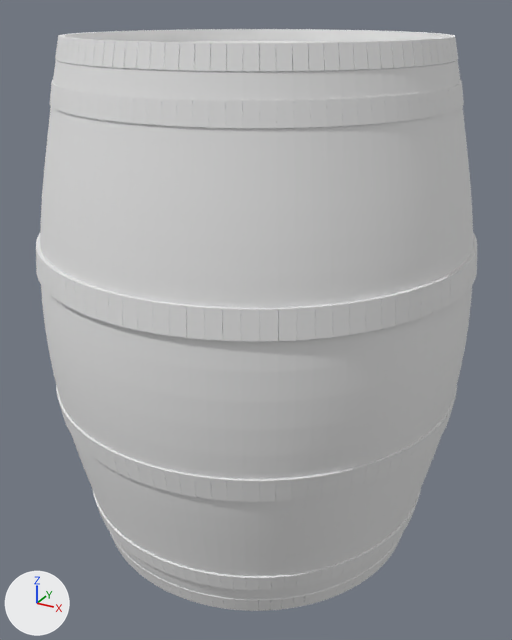
One commit to the OBJ model data/modelo/barrel/barrel.obj: the scene before it, then after it.
The view is the same before and after, from a camera (50 mm lens) standing at (3.73, -6.8, 6.32) and looking at (0.02, -0.05, 2.94). Lighting does not change. The marker at lower left points along +X, +Y and +Z. Where no turn or scale is listed for an object, it has been applied to the vertices. Vertices at the same position are counted once.

Objects in the first picture: 'Cylinder_Cylinder.002'.
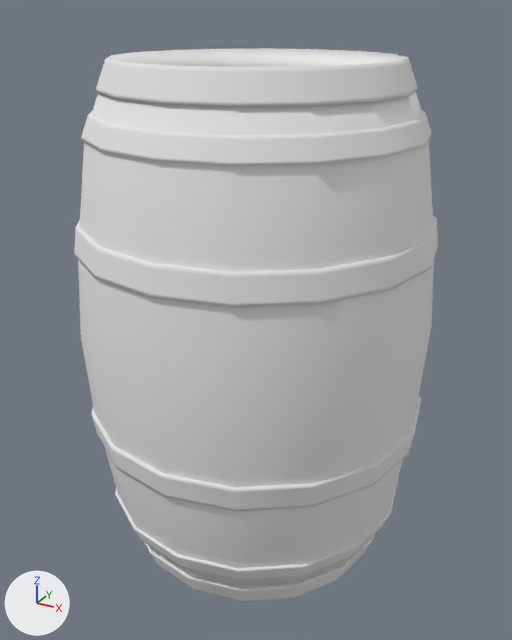
Location of each change, [x1, y1, x2, y2] in pixels of the pictures (512 x 640 px):
'Cylinder_Cylinder.002', reshaped (17% narrower): before [36, 29, 477, 611]; after [74, 48, 438, 602]
part 1 of me_cylinder_cylinder_002, rebuilt: before [41, 285, 472, 611]; after [78, 48, 434, 588]
part 2 of me_cylinder_cylinder_002, rebuilt (17% narrower, 16% shorter): before [36, 233, 477, 342]; after [74, 216, 438, 307]
part 3 of me_cylinder_cylinder_002, added: after [144, 534, 375, 602]
part 4 of me_cylinder_cylinder_002, added: after [91, 395, 422, 511]
part 5 of me_cylinder_cylinder_002, added: after [115, 480, 398, 580]
part 6 of me_cylinder_cylinder_002, deleted: before [40, 29, 473, 308]

Diff of the bpy script that builds the scene:
```diff
--- a/data/modelo/barrel/barrel.obj.py
+++ b/data/modelo/barrel/barrel.obj.py
@@ me_cylinder_cylinder_002 @@
 # used by ob_cylinder_cylinder_002; location = (0.0, 0.0, 0.0)
-me_cylinder_cylinder_002.from_pydata(...)  # 6400 vertices, 5883 faces; spans x -2.42..2.42, y -2.42..2.42, z 0.32..6.08
+me_cylinder_cylinder_002.from_pydata(...)  # 795 vertices, 718 faces; spans x -2.04..2.04, y -2.04..2.04, z 0.02..5.88
+# me_cylinder_cylinder_002 part 1: the loose piece of 2940 vertices spanning x -2.41..2.41, y -2.41..2.41, z 0.32..3.78 is rebuilt with 411 vertices and now spans x -2.04..2.04, y -2.04..2.04, z 0.03..5.88, in mat_metal_strip (white #e7e7e7)
+# me_cylinder_cylinder_002 part 2: the loose piece of 1176 vertices spanning x -2.42..2.42, y -2.42..2.42, z 3.78..4.07 is rebuilt with 96 vertices and now spans x -2.02..2.02, y -2.02..2.02, z 3.93..4.23
+# me_cylinder_cylinder_002 part 3: a new loose piece of 96 vertices spanning x -1.65..1.65, y -1.65..1.65, z 0.02..0.32, in mat_metal_strip (white #e7e7e7)
+# me_cylinder_cylinder_002 part 4: a new loose piece of 96 vertices spanning x -2.02..2.02, y -2.02..2.02, z 1.67..1.97, in mat_metal_strip (white #e7e7e7)
+# me_cylinder_cylinder_002 part 5: a new loose piece of 96 vertices spanning x -1.84..1.84, y -1.84..1.84, z 0.55..0.77, in mat_metal_strip (white #e7e7e7)
+# me_cylinder_cylinder_002 part 6: the loose piece of 2284 vertices spanning x -2.38..2.38, y -2.38..2.38, z 4.06..6.08 is deleted
+# me_cylinder_cylinder_002 part 7: the surface is now shaded smooth
 me_cylinder_cylinder_002.materials.append(mat_metal_strip)
-me_cylinder_cylinder_002.materials.append(mat_side_wood)  # white #e7e7e7
```
